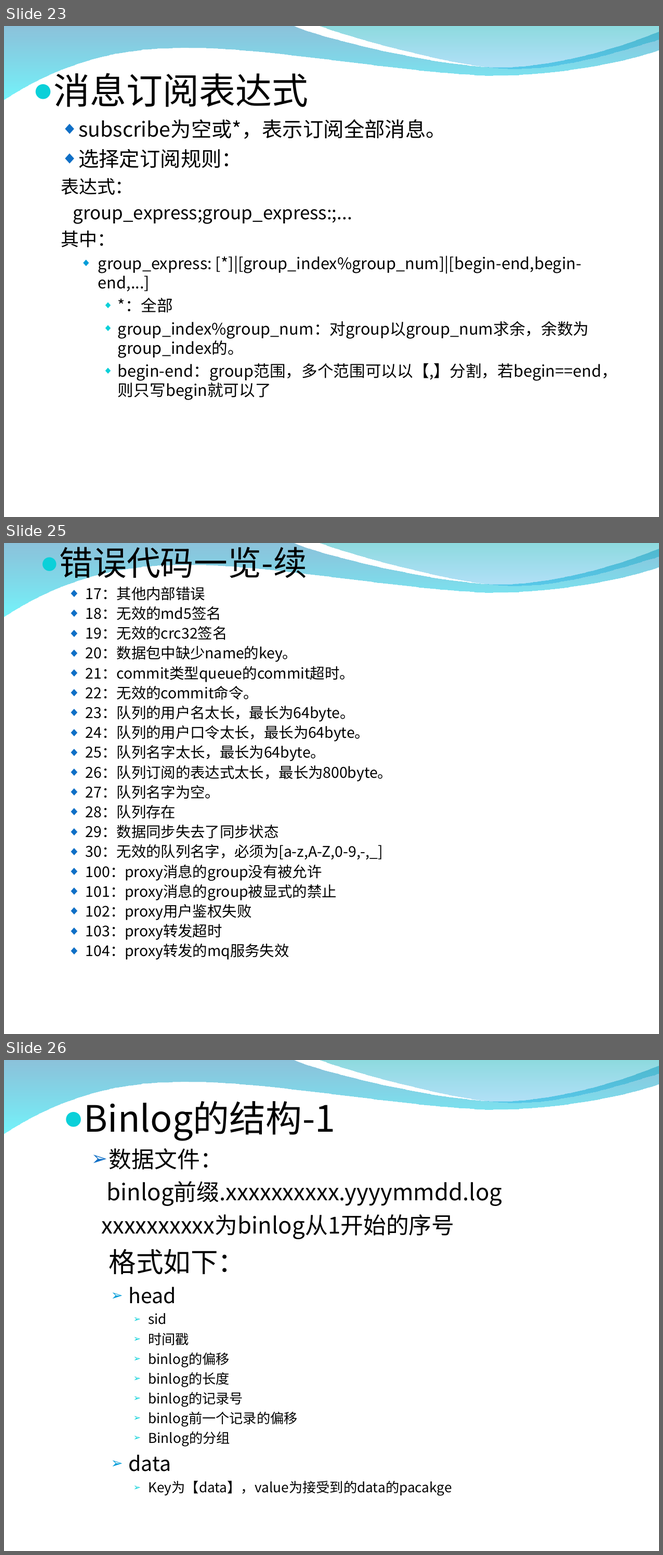
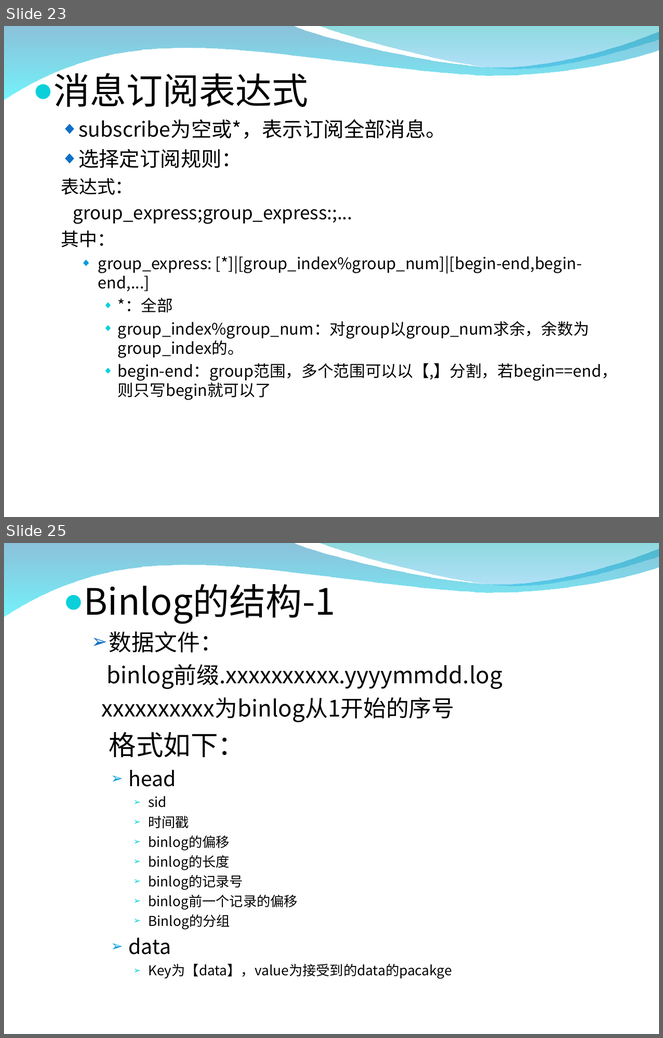
Before and after one commit to burstas/cwinux-mq, a slide deck: mq/doc/mq_introduce.ppt. Shown one above the other, each under a label of ours: slides 23, 25 and 26 before the commit, slides 23 and 25 after it; the slides between them are not shown. The pictures are 663x1555 and 663x1038 pixels, drawn with LibreOffice and Linux fonts; fonts in the diff are those of the drawing; background and template pictures are left out. Boxes give left, top, right and bottom in pixels: in the first picture for what was removed or moved away, otherwise in the second. Text is boxed around its words. In the diff, an @@ line names an element or a change of style, - is before the commit and + after.

```diff
--- a/mq/doc/mq_introduce.ppt
+++ b/mq/doc/mq_introduce.ppt
@@ slide 25 removed at (4, 543, 659, 1034), background picture (left out); not listed: 2 template elements that a slide beside it also shows @@
@@ text removed at (60, 543, 393, 960) @@
-● 错误代码一览-续
-  ◆ 17：其他内部错误
-  ◆ 18：无效的md5签名
-  ◆ 19：无效的crc32签名
-  ◆ 20：数据包中缺少name的key。
-  ◆ 21：commit类型queue的commit超时。
-  ◆ 22：无效的commit命令。
-  ◆ 23：队列的用户名太长，最长为64byte。
-  ◆ 24：队列的用户口令太长，最长为64byte。
-  ◆ 25：队列名字太长，最长为64byte。
-  ◆ 26：队列订阅的表达式太长，最长为800byte。
-  ◆ 27：队列名字为空。
-  ◆ 28：队列存在
-  ◆ 29：数据同步失去了同步状态
-  ◆ 30：无效的队列名字，必须为[a-z,A-Z,0-9,-,_]
-  ◆ 100：proxy消息的group没有被允许
-  ◆ 101：proxy消息的group被显式的禁止
-  ◆ 102：proxy用户鉴权失败
-  ◆ 103：proxy转发超时
-  ◆ 104：proxy转发的mq服务失效
@@ what was slide 26 is now slide 25 @@
```
Also in this commit, not shown: 5 slides changed.
